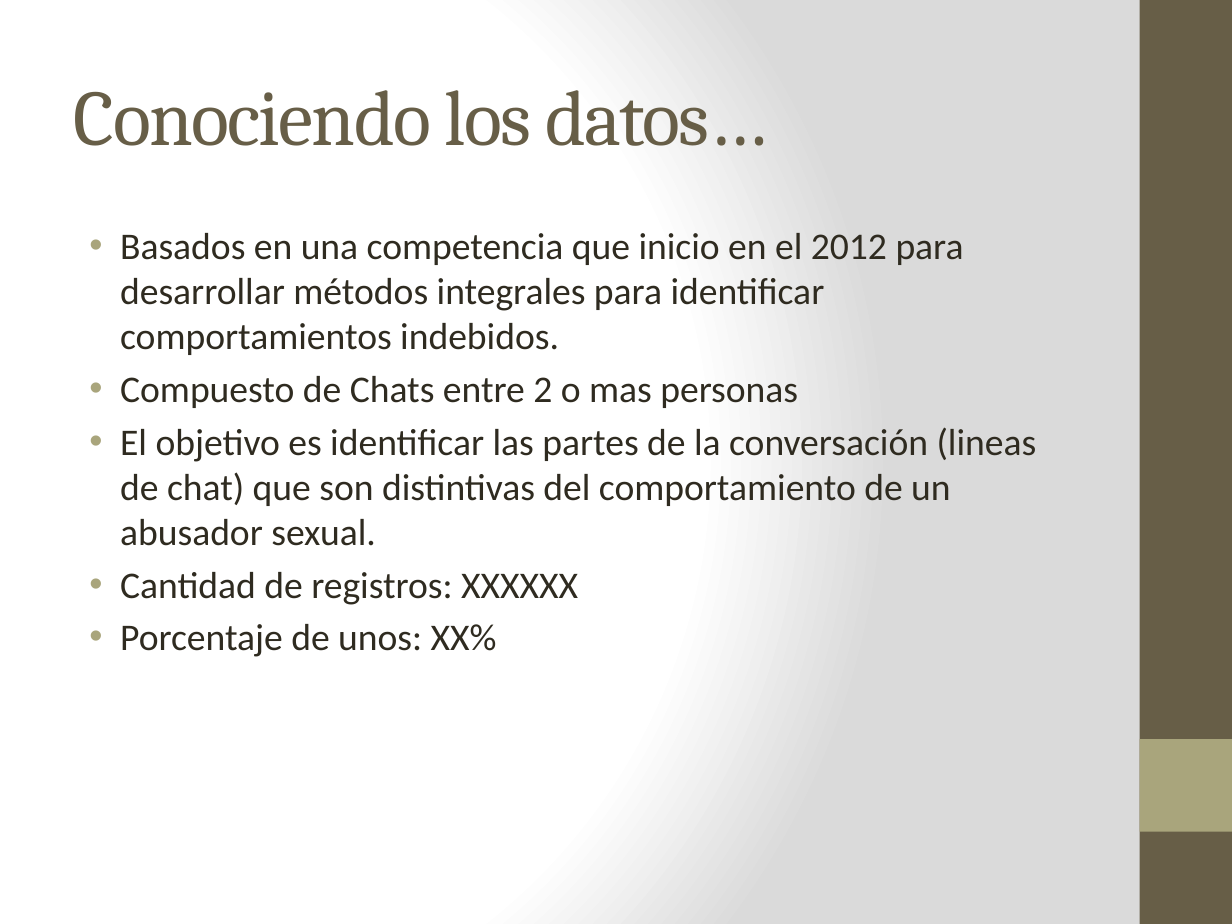
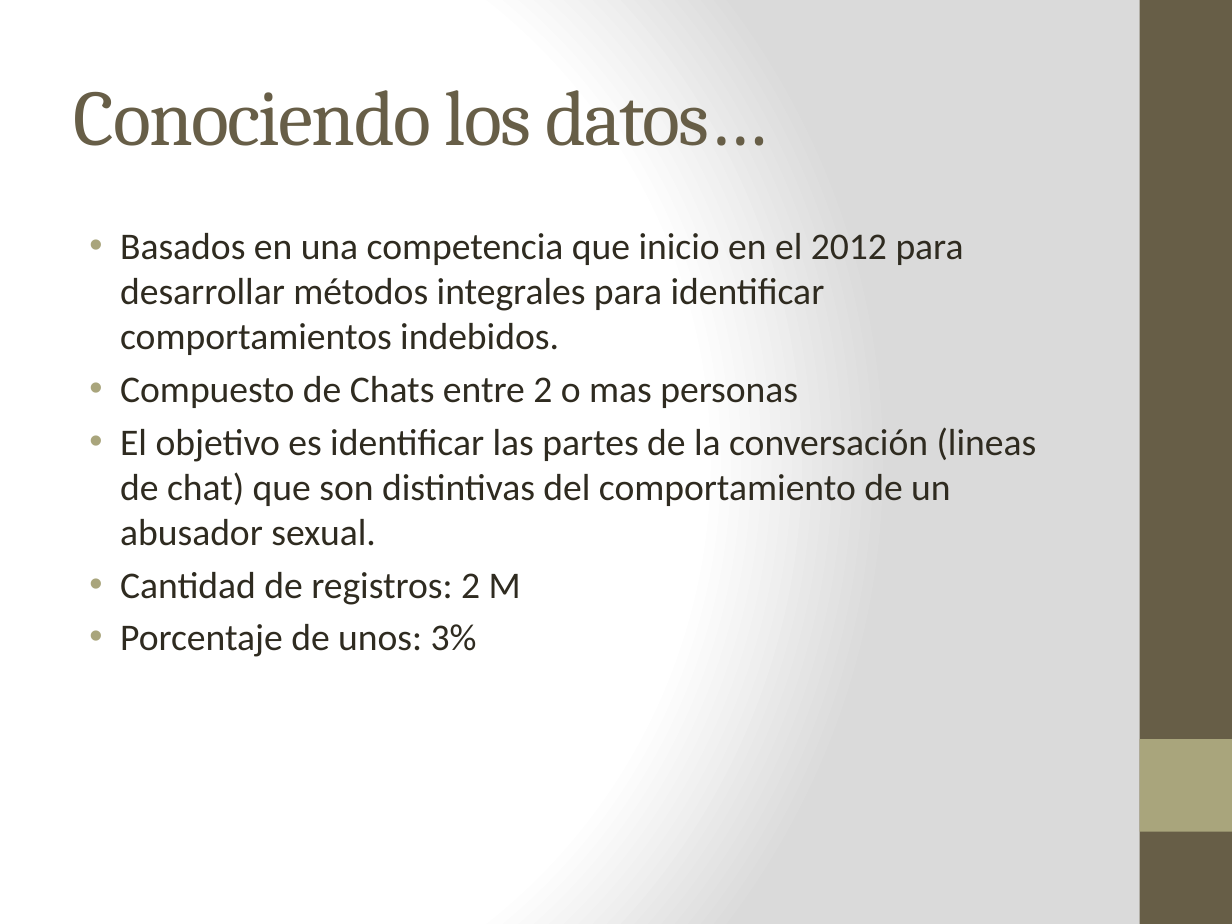
Before and after one commit to GabrielCasal/Digital_House, a slide deck: slide 2 of Tp Final/Presentacion/TP_FINAL_V1.pptx. Drawn at 1232x924 pixels with LibreOffice and Linux fonts; fonts in the diff are those of the drawing. Boxes give left, top, right and bottom in pixels: in the first picture for what was removed or moved away, otherwise in the second. Text is boxed around its words. In the diff, an @@ line names an element or a change of style, - is before the commit and + after.

```diff
--- a/Tp Final/Presentacion/TP_FINAL_V1.pptx
+++ b/Tp Final/Presentacion/TP_FINAL_V1.pptx
@@ text at [120,572,521,657]: text changed @@
-• Cantidad de registros: XXXXXX
-• Porcentaje de unos: XX%
+• Cantidad de registros: 2 M
+• Porcentaje de unos: 3%
```
Also in this commit, not shown: 1 other slide changed, 3 slides added, 5 slides removed, 1 other file.
